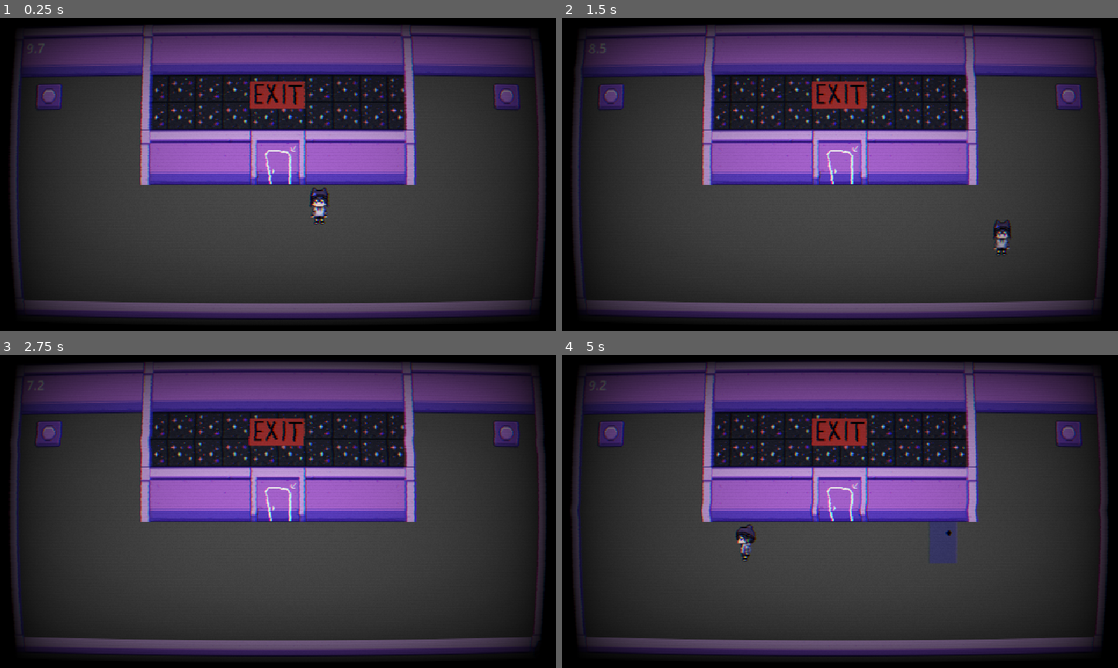
Above: before the commit, frames 1-4 (two rows, left to right).
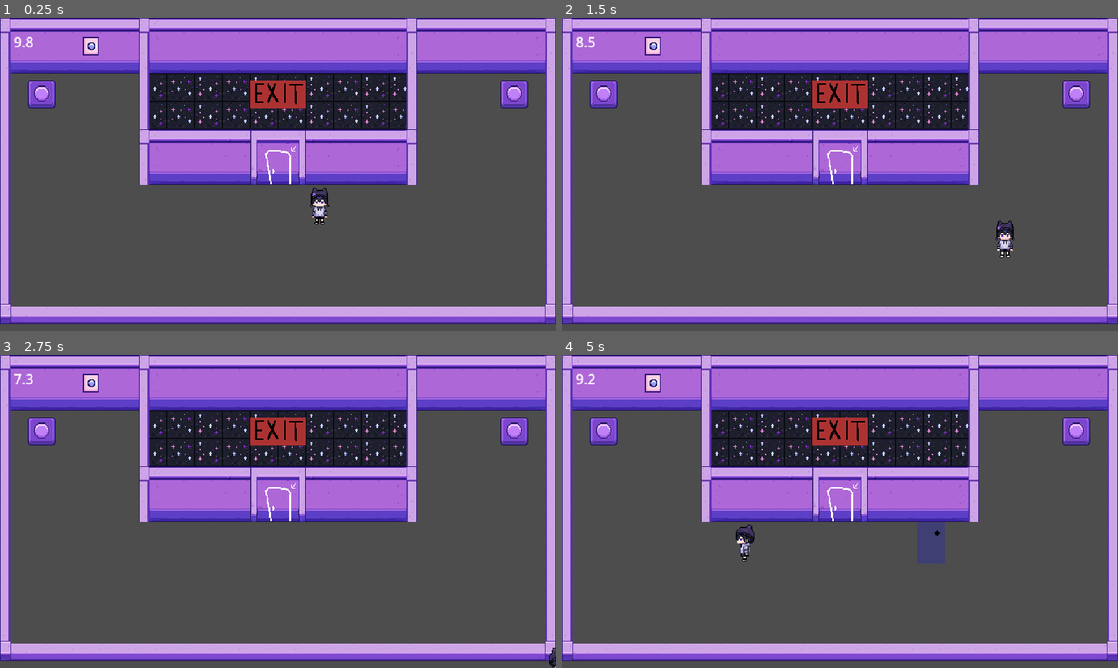
Above: after the commit, the same moments.

Repository: Akramion/jam
Game: Godot game, scene res://levels/test.tscn
Same seed, same stepped clock (60 frames per second), same inputs: the game is played once before the commit and once after it.
Inputs:
- Up to frame 1 (0.25 s): no input
- Up to frame 2 (1.5 s): hold D (move_right) 0.53-1.28 s; hold E (interact) 0.53-1.28 s; hold S (move_down) from 1.28 s (still down); tap E (interact) at 1.35 s
- Up to frame 3 (2.75 s): release S (move_down) at 2.03 s; hold D (move_right) from 2.03 s (still down); hold E (interact) from 2.03 s (still down)
- Up to frame 4 (5 s): release D (move_right) at 2.78 s; release E (interact) at 2.78 s; hold W (move_up) 2.78-3.53 s; tap E (interact) at 2.85, 4.35 s; hold E (interact) 3.53-4.28 s; hold A (move_left) from 3.53 s (still down); tap Space (restart_recording) at 4.15 s

The runs differ from the first frame. In frame 1, 67% of the frame differs, in the area x 0-100%, y 0-100%; in frame 2, 66%; in frame 3, 66%; in frame 4, 69%.

Commit message:
Clone can use interact

Diff:
--- a/levels/test.tscn
+++ b/levels/test.tscn
@@ -10,6 +10,7 @@
 [ext_resource type="Texture2D" uid="uid://duw70wt4sj5g4" path="res://assets/sprites/button.png" id="8_qhvcx"]
 [ext_resource type="Texture2D" uid="uid://u6fvekduptgh" path="res://assets/sprites/exit.png" id="9_kqvnf"]
 [ext_resource type="PackedScene" uid="uid://cxauao2yg4y7i" path="res://objects/level_exit/level_exit.tscn" id="9_qhvcx"]
+[ext_resource type="PackedScene" uid="uid://bwycl3n2omgdh" path="res://objects/wall_button/wall_button.tscn" id="11_eudka"]
 
 [sub_resource type="TileMapPattern" id="TileMapPattern_eslq1"]
 tile_data = PackedInt32Array(0, 327680, 7, 65536, 262144, 7, 1, 262144, 7, 65537, 327680, 7)
@@ -141,149 +142,156 @@
 offset_top = 16.0
 offset_right = 56.0
 offset_bottom = 39.0
-
-[node name="Door2" parent="Ysort" unique_id=366871013 instance=ExtResource("7_u45fp")]
+metadata/_edit_use_anchors_ = true
+
+[node name="VHSOverlay" parent="." unique_id=1765106576 instance=ExtResource("1_2grjb")]
+visible = false
+
+[node name="WallButton" parent="." unique_id=1157880822 instance=ExtResource("11_eudka")]
+position = Vector2(104, 32)
+
+[node name="testLevels" type="Node2D" parent="." unique_id=383070662]
+
+[node name="Button3" parent="testLevels" unique_id=1946951602 instance=ExtResource("6_6g8e2")]
+position = Vector2(320, -88)
+
+[node name="Door7" parent="testLevels" unique_id=2111992339 instance=ExtResource("7_u45fp")]
+position = Vector2(2296, -384)
+
+[node name="Door8" parent="testLevels" unique_id=2128088206 instance=ExtResource("7_u45fp")]
+position = Vector2(2872, -448)
+
+[node name="Door" parent="testLevels" unique_id=1897125360 instance=ExtResource("7_u45fp")]
+position = Vector2(320, -384)
+
+[node name="LevelExit" parent="testLevels" unique_id=51557439 instance=ExtResource("9_qhvcx")]
+position = Vector2(320, -496)
+
+[node name="Door2" parent="testLevels" unique_id=2079220560 instance=ExtResource("7_u45fp")]
+position = Vector2(1792, -512)
+
+[node name="LevelExit2" parent="testLevels" unique_id=1625345385 instance=ExtResource("9_qhvcx")]
+position = Vector2(1784, -648)
+
+[node name="Exit" type="Sprite2D" parent="testLevels" unique_id=1920288829]
+position = Vector2(2296, -488)
+texture = ExtResource("9_kqvnf")
+
+[node name="Button4" type="Sprite2D" parent="testLevels" unique_id=1561426712]
+position = Vector2(2200, -384)
+texture = ExtResource("8_qhvcx")
+
+[node name="Button5" type="Sprite2D" parent="testLevels" unique_id=2090525074]
+position = Vector2(2408, -384)
+texture = ExtResource("8_qhvcx")
+
+[node name="Button6" type="Sprite2D" parent="testLevels" unique_id=691259251]
+position = Vector2(2720, -448)
+texture = ExtResource("8_qhvcx")
+
+[node name="Button7" type="Sprite2D" parent="testLevels" unique_id=855900721]
+position = Vector2(3008, -440)
+texture = ExtResource("8_qhvcx")
+
+[node name="Door3" parent="testLevels" unique_id=87856496 instance=ExtResource("7_u45fp")]
+position = Vector2(2720, -320)
+
+[node name="Door4" parent="testLevels" unique_id=33181792 instance=ExtResource("7_u45fp")]
+position = Vector2(3008, -320)
+
+[node name="Door5" parent="testLevels" unique_id=1655581406 instance=ExtResource("7_u45fp")]
+position = Vector2(3352, -416)
+
+[node name="Button8" parent="testLevels" unique_id=531550463 instance=ExtResource("6_6g8e2")]
+position = Vector2(3272, -232)
+
+[node name="Button9" parent="testLevels" unique_id=703086495 instance=ExtResource("6_6g8e2")]
+position = Vector2(3312, -232)
+
+[node name="Button10" parent="testLevels" unique_id=1351826541 instance=ExtResource("6_6g8e2")]
+position = Vector2(3432, -232)
+
+[node name="Button11" parent="testLevels" unique_id=452807592 instance=ExtResource("6_6g8e2")]
+position = Vector2(3472, -232)
+
+[node name="Door6" parent="testLevels" unique_id=2055862845 instance=ExtResource("7_u45fp")]
+position = Vector2(4080, -288)
+
+[node name="Door9" parent="testLevels" unique_id=1431347231 instance=ExtResource("7_u45fp")]
+position = Vector2(3848, -224)
+
+[node name="Button12" type="Sprite2D" parent="testLevels" unique_id=956955972]
+position = Vector2(3784, -224)
+texture = ExtResource("8_qhvcx")
+
+[node name="Button13" type="Sprite2D" parent="testLevels" unique_id=464108134]
+position = Vector2(4088, -448)
+texture = ExtResource("8_qhvcx")
+
+[node name="Button14" parent="testLevels" unique_id=547411119 instance=ExtResource("6_6g8e2")]
+position = Vector2(4080, -224)
+
+[node name="Button15" parent="testLevels" unique_id=1772289884 instance=ExtResource("6_6g8e2")]
+position = Vector2(4080, -176)
+
+[node name="Button16" parent="testLevels" unique_id=817860910 instance=ExtResource("6_6g8e2")]
+position = Vector2(3848, -288)
+
+[node name="Button17" parent="testLevels" unique_id=1185157907 instance=ExtResource("6_6g8e2")]
+position = Vector2(3848, -336)
+
+[node name="Door10" parent="testLevels" unique_id=366871013 instance=ExtResource("7_u45fp")]
 position = Vector2(736, -256)
 
-[node name="Door3" parent="Ysort" unique_id=1952338471 instance=ExtResource("7_u45fp")]
+[node name="Door11" parent="testLevels" unique_id=1952338471 instance=ExtResource("7_u45fp")]
 position = Vector2(960, -256)
 
-[node name="Button" parent="Ysort" unique_id=1865714220 instance=ExtResource("6_6g8e2")]
+[node name="Button" parent="testLevels" unique_id=1865714220 instance=ExtResource("6_6g8e2")]
 position = Vector2(688, -336)
 
-[node name="Button2" parent="Ysort" unique_id=2093307080 instance=ExtResource("6_6g8e2")]
+[node name="Button2" parent="testLevels" unique_id=2093307080 instance=ExtResource("6_6g8e2")]
 position = Vector2(904, -344)
 
-[node name="Button3" parent="Ysort" unique_id=573873292 instance=ExtResource("6_6g8e2")]
+[node name="Button18" parent="testLevels" unique_id=573873292 instance=ExtResource("6_6g8e2")]
 position = Vector2(696, -160)
 
-[node name="Door4" parent="Ysort" unique_id=512316778 instance=ExtResource("7_u45fp")]
+[node name="Door12" parent="testLevels" unique_id=512316778 instance=ExtResource("7_u45fp")]
 position = Vector2(1248, -256)
 
-[node name="LevelExit" parent="Ysort" unique_id=1909720425 instance=ExtResource("9_qhvcx")]
+[node name="LevelExit3" parent="testLevels" unique_id=1909720425 instance=ExtResource("9_qhvcx")]
 position = Vector2(1248, -328)
 
-[node name="Button4" parent="Ysort" unique_id=1826775624 instance=ExtResource("6_6g8e2")]
+[node name="Button19" parent="testLevels" unique_id=1826775624 instance=ExtResource("6_6g8e2")]
 position = Vector2(1784, -112)
 
-[node name="Button7" parent="Ysort" unique_id=528599260 instance=ExtResource("6_6g8e2")]
+[node name="Button20" parent="testLevels" unique_id=528599260 instance=ExtResource("6_6g8e2")]
 position = Vector2(1784, -112)
 
-[node name="Door5" parent="Ysort" unique_id=1374477694 instance=ExtResource("7_u45fp")]
+[node name="Door13" parent="testLevels" unique_id=1374477694 instance=ExtResource("7_u45fp")]
 position = Vector2(1600, -256)
 
-[node name="Door6" parent="Ysort" unique_id=701077547 instance=ExtResource("7_u45fp")]
+[node name="Door14" parent="testLevels" unique_id=701077547 instance=ExtResource("7_u45fp")]
 position = Vector2(1952, -256)
 
-[node name="Button5" type="Sprite2D" parent="Ysort" unique_id=214679353]
+[node name="Button21" type="Sprite2D" parent="testLevels" unique_id=214679353]
 position = Vector2(1600, -376)
 texture = ExtResource("8_qhvcx")
 
-[node name="Button6" type="Sprite2D" parent="Ysort" unique_id=1569302169]
+[node name="Button22" type="Sprite2D" parent="testLevels" unique_id=1569302169]
 position = Vector2(1960, -376)
 texture = ExtResource("8_qhvcx")
 
-[node name="Button8" parent="Ysort" unique_id=1323309557 instance=ExtResource("6_6g8e2")]
+[node name="Button23" parent="testLevels" unique_id=1323309557 instance=ExtResource("6_6g8e2")]
 position = Vector2(2904, -256)
 
-[node name="Exit" type="Sprite2D" parent="Ysort" unique_id=1069153368]
+[node name="Exit2" type="Sprite2D" parent="testLevels" unique_id=1069153368]
 position = Vector2(2872, -544)
 texture = ExtResource("9_kqvnf")
 
-[node name="Exit2" type="Sprite2D" parent="Ysort" unique_id=2125394865]
+[node name="Exit3" type="Sprite2D" parent="testLevels" unique_id=2125394865]
 position = Vector2(3360, -512)
 texture = ExtResource("9_kqvnf")
 
-[node name="Exit3" type="Sprite2D" parent="Ysort" unique_id=375452863]
+[node name="Exit4" type="Sprite2D" parent="testLevels" unique_id=375452863]
 position = Vector2(3952, -544)
 texture = ExtResource("9_kqvnf")
-
-[node name="VHSOverlay" parent="." unique_id=1765106576 instance=ExtResource("1_2grjb")]
-
-[node name="Button3" parent="." unique_id=1946951602 instance=ExtResource("6_6g8e2")]
-position = Vector2(320, -88)
-
-[node name="Door7" parent="." unique_id=2111992339 instance=ExtResource("7_u45fp")]
-position = Vector2(2296, -384)
-
-[node name="Door8" parent="." unique_id=2128088206 instance=ExtResource("7_u45fp")]
-position = Vector2(2872, -448)
-
-[node name="Door" parent="." unique_id=1897125360 instance=ExtResource("7_u45fp")]
-position = Vector2(320, -384)
-
-[node name="LevelExit" parent="." unique_id=51557439 instance=ExtResource("9_qhvcx")]
-position = Vector2(320, -496)
-
-[node name="Door2" parent="." unique_id=2079220560 instance=ExtResource("7_u45fp")]
-position = Vector2(1792, -512)
-
-[node name="LevelExit2" parent="." unique_id=1625345385 instance=ExtResource("9_qhvcx")]
-position = Vector2(1784, -648)
-
-[node name="Exit" type="Sprite2D" parent="." unique_id=1920288829]
-position = Vector2(2296, -488)
-texture = ExtResource("9_kqvnf")
-
-[node name="Button4" type="Sprite2D" parent="." unique_id=1561426712]
-position = Vector2(2200, -384)
-texture = ExtResource("8_qhvcx")
-
-[node name="Button5" type="Sprite2D" parent="." unique_id=2090525074]
-position = Vector2(2408, -384)
-texture = ExtResource("8_qhvcx")
-
-[node name="Button6" type="Sprite2D" parent="." unique_id=691259251]
-position = Vector2(2720, -448)
-texture = ExtResource("8_qhvcx")
-
-[node name="Button7" type="Sprite2D" parent="." unique_id=855900721]
-position = Vector2(3008, -440)
-texture = ExtResource("8_qhvcx")
-
-[node name="Door3" parent="." unique_id=87856496 instance=ExtResource("7_u45fp")]
-position = Vector2(2720, -320)
-
-[node name="Door4" parent="." unique_id=33181792 instance=ExtResource("7_u45fp")]
-position = Vector2(3008, -320)
-
-[node name="Door5" parent="." unique_id=1655581406 instance=ExtResource("7_u45fp")]
-position = Vector2(3352, -416)
-
-[node name="Button8" parent="." unique_id=531550463 instance=ExtResource("6_6g8e2")]
-position = Vector2(3272, -232)
-
-[node name="Button9" parent="." unique_id=703086495 instance=ExtResource("6_6g8e2")]
-position = Vector2(3312, -232)
-
-[node name="Button10" parent="." unique_id=1351826541 instance=ExtResource("6_6g8e2")]
-position = Vector2(3432, -232)
-
-[node name="Button11" parent="." unique_id=452807592 instance=ExtResource("6_6g8e2")]
-position = Vector2(3472, -232)
-
-[node name="Door6" parent="." unique_id=2055862845 instance=ExtResource("7_u45fp")]
-position = Vector2(4080, -288)
-
-[node name="Door9" parent="." unique_id=1431347231 instance=ExtResource("7_u45fp")]
-position = Vector2(3848, -224)
-
-[node name="Button12" type="Sprite2D" parent="." unique_id=956955972]
-position = Vector2(3784, -224)
-texture = ExtResource("8_qhvcx")
-
-[node name="Button13" type="Sprite2D" parent="." unique_id=464108134]
-position = Vector2(4088, -448)
-texture = ExtResource("8_qhvcx")
-
-[node name="Button14" parent="." unique_id=547411119 instance=ExtResource("6_6g8e2")]
-position = Vector2(4080, -224)
-
-[node name="Button15" parent="." unique_id=1772289884 instance=ExtResource("6_6g8e2")]
-position = Vector2(4080, -176)
-
-[node name="Button16" parent="." unique_id=817860910 instance=ExtResource("6_6g8e2")]
-position = Vector2(3848, -288)
-
-[node name="Button17" parent="." unique_id=1185157907 instance=ExtResource("6_6g8e2")]
-position = Vector2(3848, -336)
--- a/misc/overlay/vhs_overlay.tscn
+++ b/misc/overlay/vhs_overlay.tscn
@@ -19,6 +19,7 @@
 layer = 100
 
 [node name="ColorRect" type="ColorRect" parent="CanvasLayer" unique_id=182410341]
+visible = false
 material = SubResource("ShaderMaterial_hetct")
 anchors_preset = 15
 anchor_right = 1.0
--- a/objects/clone/clone.gd
+++ b/objects/clone/clone.gd
@@ -1,15 +1,21 @@
 extends CharacterBody2D
 
-@export var speed: float = 250.0
+@export var speed: float = 190.0
 
 @onready var animated_sprite_2d: AnimatedSprite2D = $AnimatedSprite2D
+@onready var interaction_area: Area2D = $InteractionArea
 
-var recorded_inputs: Array[Vector2] = []
+var recorded_inputs: Array[Dictionary] = []
 var frame_index := 0
 var spawn_position: Vector2
+var last_direction := Vector2.DOWN
 
-func setup(inputs: Array[Vector2], start_position: Vector2) -> void:
-	recorded_inputs = inputs.duplicate()
+
+func setup(
+	inputs: Array[Dictionary],
+	start_position: Vector2
+) -> void:
+	recorded_inputs = inputs.duplicate(true)
 	spawn_position = start_position
 
 	restart_playback()
@@ -18,21 +24,76 @@
 func _physics_process(_delta: float) -> void:
 	if frame_index >= recorded_inputs.size():
 		velocity = Vector2.ZERO
+		play_idle_animation(last_direction)
 		return
 
-	var input_direction := recorded_inputs[frame_index]
+	var frame_data: Dictionary = recorded_inputs[frame_index]
+
+	var input_direction: Vector2 = frame_data.get(
+		"direction",
+		Vector2.ZERO
+	)
+
+	var should_interact: bool = frame_data.get(
+		"interact",
+		false
+	)
 
 	velocity = input_direction * speed
 
-	if input_direction.x != 0:
-		animated_sprite_2d.flip_h = input_direction.x < 0
+	if input_direction != Vector2.ZERO:
+		last_direction = input_direction
+		play_walk_animation(input_direction)
+	else:
+		play_idle_animation(last_direction)
 
 	move_and_slide()
 
+	# Повторяем взаимодействие на том же кадре,
+	# на котором его выполнил игрок.
+	if should_interact:
+		try_interact()
+
 	frame_index += 1
+
+
+func try_interact() -> void:
+	var available_areas := interaction_area.get_overlapping_areas()
+
+	for area in available_areas:
+		if area.has_method("interact"):
+			area.interact(self)
+			return
 
 
 func restart_playback() -> void:
 	frame_index = 0
 	global_position = spawn_position
 	velocity = Vector2.ZERO
+	last_direction = Vector2.DOWN
+
+
+func play_walk_animation(direction: Vector2) -> void:
+	if abs(direction.x) > abs(direction.y):
+		if direction.x < 0:
+			animated_sprite_2d.play("walk_left")
+		else:
+			animated_sprite_2d.play("walk_right")
+	else:
+		if direction.y < 0:
+			animated_sprite_2d.play("walk_back")
+		else:
+			animated_sprite_2d.play("walk_front")
+
+
+func play_idle_animation(direction: Vector2) -> void:
+	if abs(direction.x) > abs(direction.y):
+		if direction.x < 0:
+			animated_sprite_2d.play("idle_left")
+		else:
+			animated_sprite_2d.play("idle_right")
+	else:
+		if direction.y < 0:
+			animated_sprite_2d.play("idle_back")
+		else:
+			animated_sprite_2d.play("idle_front")
--- a/objects/clone/clone.tscn
+++ b/objects/clone/clone.tscn
@@ -10,12 +10,71 @@
 "texture": ExtResource("1_5igvc")
 }],
 "loop": 1,
-"name": &"default",
+"name": &"idle_back",
+"speed": 5.0
+}, {
+"frames": [{
+"duration": 1.0,
+"texture": ExtResource("1_5igvc")
+}],
+"loop": 1,
+"name": &"idle_front",
+"speed": 5.0
+}, {
+"frames": [{
+"duration": 1.0,
+"texture": ExtResource("1_5igvc")
+}],
+"loop": 1,
+"name": &"idle_left",
+"speed": 5.0
+}, {
+"frames": [{
+"duration": 1.0,
+"texture": ExtResource("1_5igvc")
+}],
+"loop": 1,
+"name": &"idle_right",
+"speed": 5.0
+}, {
+"frames": [{
+"duration": 1.0,
+"texture": ExtResource("1_5igvc")
+}],
+"loop": 1,
+"name": &"walk_back",
+"speed": 5.0
+}, {
+"frames": [{
+"duration": 1.0,
+"texture": ExtResource("1_5igvc")
+}],
+"loop": 1,
+"name": &"walk_front",
+"speed": 5.0
+}, {
+"frames": [{
+"duration": 1.0,
+"texture": ExtResource("1_5igvc")
+}],
+"loop": 1,
+"name": &"walk_left",
+"speed": 5.0
+}, {
+"frames": [{
+"duration": 1.0,
+"texture": ExtResource("1_5igvc")
+}],
+"loop": 1,
+"name": &"walk_right",
 "speed": 5.0
 }]
 
 [sub_resource type="RectangleShape2D" id="RectangleShape2D_g4v7s"]
 size = Vector2(32, 16)
+
+[sub_resource type="RectangleShape2D" id="RectangleShape2D_yf5fn"]
+size = Vector2(48, 58)
 
 [node name="Clone" type="CharacterBody2D" unique_id=2130983286 groups=["clones"]]
 collision_layer = 4
@@ -24,6 +83,15 @@
 [node name="AnimatedSprite2D" type="AnimatedSprite2D" parent="." unique_id=116264070]
 position = Vector2(0, -16)
 sprite_frames = SubResource("SpriteFrames_g4v7s")
+animation = &"idle_back"
 
 [node name="CollisionShape2D" type="CollisionShape2D" parent="." unique_id=1709396000]
 shape = SubResource("RectangleShape2D_g4v7s")
+
+[node name="InteractionArea" type="Area2D" parent="." unique_id=417216239]
+collision_layer = 4
+collision_mask = 9
+
+[node name="CollisionShape2D" type="CollisionShape2D" parent="InteractionArea" unique_id=1144305750]
+position = Vector2(0, -19)
+shape = SubResource("RectangleShape2D_yf5fn")
--- a/objects/player/player.gd
+++ b/objects/player/player.gd
@@ -5,8 +5,10 @@
 @onready var sprite: AnimatedSprite2D = $AnimatedSprite2D
 @onready var interaction_area: Area2D = $InteractionArea
 
-var recorded_inputs: Array[Vector2] = []
+var recorded_inputs: Array[Dictionary] = []
 var is_recording := false
+var interact_requested := false
+
 var last_direction := Vector2.DOWN
 var controls_enabled := true
 
@@ -14,6 +16,7 @@
 func _physics_process(_delta: float) -> void:
 	if not controls_enabled:
 		velocity = Vector2.ZERO
+		interact_requested = false
 		move_and_slide()
 		return
 
@@ -26,7 +29,6 @@
 
 	velocity = input_direction * speed
 
-
 	if input_direction != Vector2.ZERO:
 		last_direction = input_direction
 		play_walk_animation(input_direction)
@@ -35,25 +37,55 @@
 
 	move_and_slide()
 
+	# Взаимодействуем после движения, чтобы InteractionArea
+	# уже находилась в актуальной позиции.
+	if interact_requested:
+		try_interact()
+
 	if is_recording:
-		recorded_inputs.append(input_direction)
+		var frame_data := {
+			"direction": input_direction,
+			"interact": interact_requested
+		}
+
+		recorded_inputs.append(frame_data)
+
+	# Нажатие должно проиграться только на одном физическом кадре.
+	interact_requested = false
+
 
 func _unhandled_input(event: InputEvent) -> void:
+	if not controls_enabled:
+		return
+
 	if event.is_action_pressed("interact"):
-		try_interact()
+		interact_requested = true
+
 
 func start_recording() -> void:
 	recorded_inputs.clear()
+	interact_requested = false
 	is_recording = true
 
 
-func stop_recording() -> Array[Vector2]:
+func stop_recording() -> Array[Dictionary]:
 	is_recording = false
+	interact_requested = false
 
-	var result := recorded_inputs.duplicate()
+	var result: Array[Dictionary] = recorded_inputs.duplicate(true)
 	recorded_inputs.clear()
 
 	return result
+
+
+func try_interact() -> void:
+	var available_areas := interaction_area.get_overlapping_areas()
+
+	for area in available_areas:
+		if area.has_method("interact"):
+			area.interact(self)
+			return
+
 
 func play_walk_animation(direction: Vector2) -> void:
 	if abs(direction.x) > abs(direction.y):
@@ -80,16 +112,10 @@
 		else:
 			sprite.play("idle_front")
 
+
 func set_controls_enabled(enabled: bool) -> void:
 	controls_enabled = enabled
 
 	if not controls_enabled:
 		velocity = Vector2.ZERO
-
-func try_interact() -> void:
-	var available_areas := interaction_area.get_overlapping_areas()
-
-	for area in available_areas:
-		if area.has_method("interact"):
-			area.interact(self)
-			return
+		interact_requested = false
--- a/objects/player/player.tscn
+++ b/objects/player/player.tscn
@@ -125,6 +125,8 @@
 autoplay = "idle_front"
 
 [node name="InteractionArea" type="Area2D" parent="." unique_id=200925247]
+collision_layer = 2
+collision_mask = 9
 
 [node name="CollisionShape2D" type="CollisionShape2D" parent="InteractionArea" unique_id=1055241350]
 position = Vector2(0, -16)
--- a/objects/timeline_manager/timeline_manager.gd
+++ b/objects/timeline_manager/timeline_manager.gd
@@ -20,10 +20,11 @@
 
 func _ready() -> void:
 	spawn_position = player.global_position
+
 	if level_exit:
 		level_exit.level_completed.connect(_on_level_completed)
 
-	start_cycle()
+	start_cycle.call_deferred()
 
 func _physics_process(delta: float) -> void:
 	if level_is_completed:
@@ -52,6 +53,7 @@
 	get_tree().reload_current_scene()
 
 func start_cycle() -> void:
+	reset_cycle_objects()
 	cycle_time_left = cycle_duration
 	player.global_position = spawn_position
 	player.velocity = Vector2.ZERO
@@ -61,7 +63,7 @@
 		clone.restart_playback()
 
 func finish_cycle() -> void:
-	var recording: Array[Vector2] = player.stop_recording()
+	var recording: Array[Dictionary] = player.stop_recording()
 
 	if recording.is_empty():
 		start_cycle()
@@ -73,6 +75,7 @@
 
 	var clone := clone_scene.instantiate()
 	clones_container.add_child(clone)
+
 	clone.setup(recording, spawn_position)
 
 	clone_count += 1
@@ -96,3 +99,8 @@
 		get_tree().change_scene_to_packed(next_level)
 	else:
 		print("Уровень пройден")
+
+func reset_cycle_objects() -> void:
+	for object in get_tree().get_nodes_in_group("cycle_resettable"):
+		if object.has_method("reset_for_new_cycle"):
+			object.reset_for_new_cycle()
--- a/objects/wall_button/wall_button.gd
+++ b/objects/wall_button/wall_button.gd
@@ -1,5 +1,7 @@
 class_name WallButton
 extends Area2D
+
+@export var reset_on_cycle_restart := true
 
 signal active_changed(is_active: bool)
 signal pressed(button: WallButton)
@@ -112,3 +114,19 @@
 
 		VisualState.COMPLETED:
 			animated_sprite.play("on")
+
+func reset_for_new_cycle() -> void:
+	if not reset_on_cycle_restart:
+		return
+
+	active_timer.stop()
+
+	var was_active := is_active
+
+	is_active = false
+	is_completed = false
+
+	set_visual_state(VisualState.OFF)
+
+	if was_active:
+		active_changed.emit(false)
--- a/objects/wall_button/wall_button.tscn
+++ b/objects/wall_button/wall_button.tscn
@@ -5,11 +5,11 @@
 
 [sub_resource type="AtlasTexture" id="AtlasTexture_wja6m"]
 atlas = ExtResource("1_gn2x8")
-region = Rect2(416, 96, 32, 32)
+region = Rect2(384, 96, 32, 32)
 
 [sub_resource type="AtlasTexture" id="AtlasTexture_vu0gx"]
 atlas = ExtResource("1_gn2x8")
-region = Rect2(384, 96, 32, 32)
+region = Rect2(416, 96, 32, 32)
 
 [sub_resource type="SpriteFrames" id="SpriteFrames_g4v7s"]
 animations = [{
@@ -31,14 +31,16 @@
 }]
 
 [sub_resource type="RectangleShape2D" id="RectangleShape2D_g4v7s"]
-size = Vector2(20, 34)
+size = Vector2(32, 34)
 
-[node name="WallButton" type="Area2D" unique_id=1157880822]
+[node name="WallButton" type="Area2D" unique_id=1157880822 groups=["cycle_resettable"]]
+collision_layer = 8
+collision_mask = 6
 script = ExtResource("1_wja6m")
 
 [node name="AnimatedSprite2D" type="AnimatedSprite2D" parent="." unique_id=1637032531]
 sprite_frames = SubResource("SpriteFrames_g4v7s")
-animation = &"on"
+animation = &"off"
 
 [node name="CollisionShape2D" type="CollisionShape2D" parent="." unique_id=1137404671]
 position = Vector2(0, 7)
